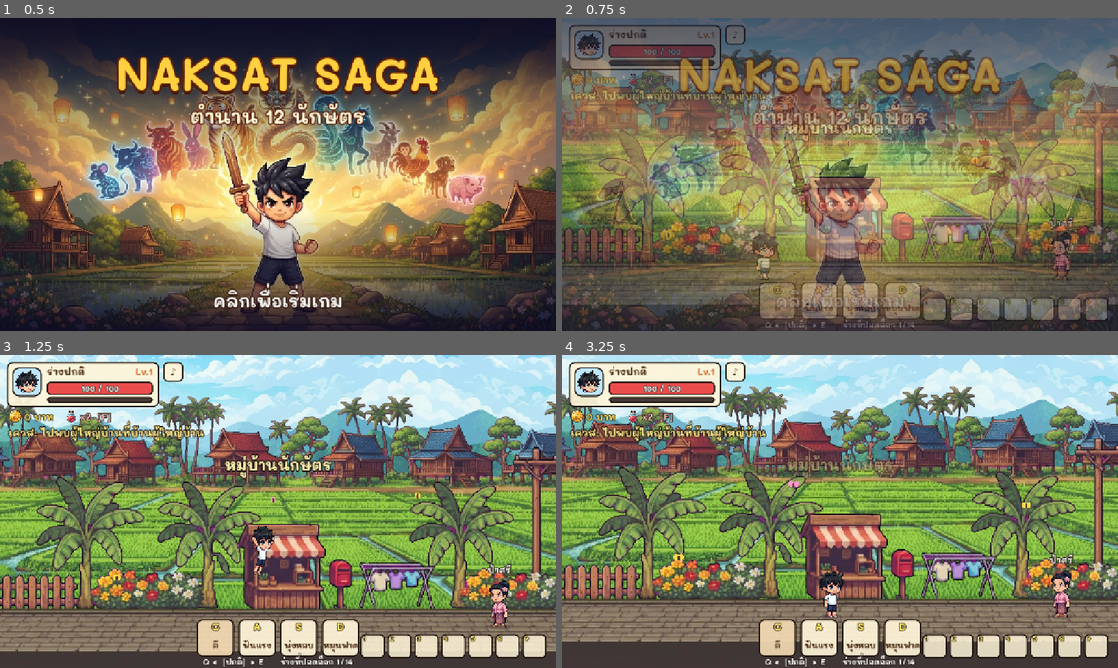
Above: before the commit, frames 1-4 (two rows, left to right).
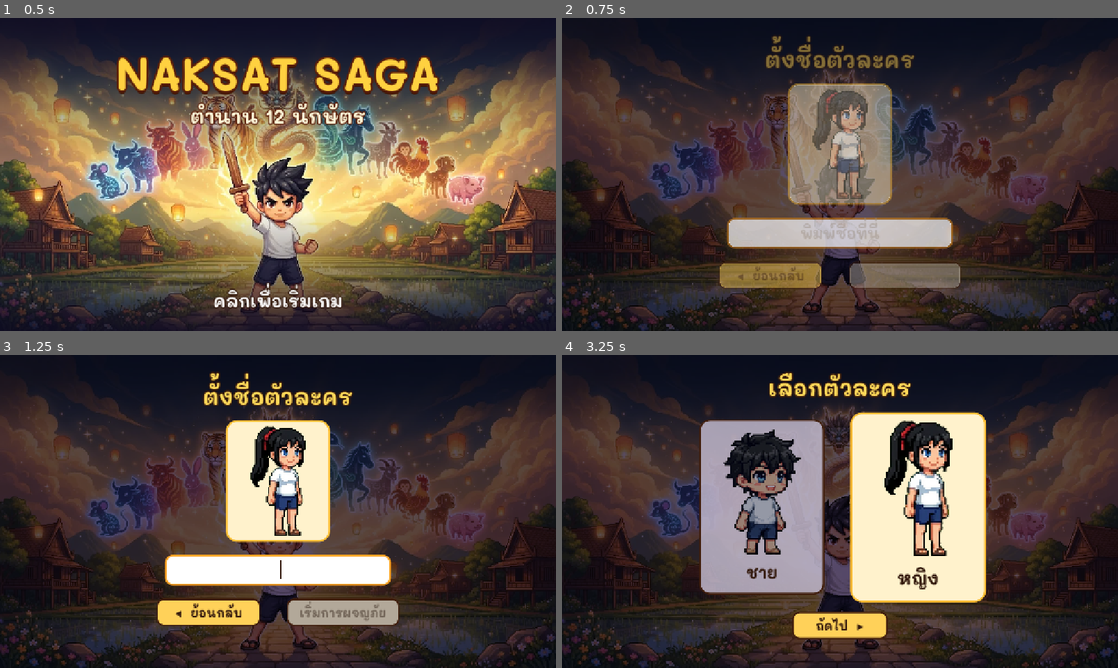
Above: after the commit, the same moments.

Repository: mozila023/naksat-saga
Game: Godot game, scene res://main.tscn
Same seed, same stepped clock (60 frames per second), same inputs: the game is played once before the commit and once after it.
Inputs (mouse positions are in pixels of both pictures, inside the frame that each line leads up to):
- Up to frame 1 (0.5 s): no input
- Up to frame 2 (0.75 s): tap Enter at 0.5, 0.6 s; move the mouse to (962, 158) at 0.52 s; hold Right (move_right) from 0.53 s (still down); click (962, 158) at 0.67 s
- Up to frame 3 (1.25 s): keep holding Right (move_right); tap Space (jump) at 0.77, 1.07 s; tap Keypad Enter at 0.8 s
- Up to frame 4 (3.25 s): release Right (move_right) at 1.25 s; click (734, 370) at 1.25 s, where only the run before the commit has a clickable "♪"; click (734, 370) at 2 s, where only the run before the commit has a clickable "✕"; click (773, 611) at 2.75 s, where only the run after the commit has a clickable "◀ ย้อนกลับ"

Frame 1 is identical in both runs. In frame 2, 92% of the frame differs, in the area x 0-100%, y 0-100%; in frame 3, 94%; in frame 4, 95%.

Commit message:
Character creation (gender, name) and anime-style story intro
After the title screen new players pick boy or girl, enter a name and
watch a five-panel story cutscene before play starts. Adds the heroine
with frames for normal, rat and tiger forms, the player's name above
the hero and in the character window, and the mobile virtual keyboard
for name entry.

Co-Authored-By: Claude Opus 5.5 <noreply@anthropic.com>
Claude-Session: https://claude.ai/code/session_01J9NCfWgs9eBq1qjdwjHxHL

Diff:
--- a/entities/player/player.gd
+++ b/entities/player/player.gd
@@ -13,6 +13,7 @@
 var facing := 1
 var dead := false
 var visual: ChibiVisual
+var name_label: Label
 var camera: Camera2D
 
 var _attack_cd := 0.0
@@ -56,6 +57,20 @@
 
 	visual = ChibiVisual.new()
 	add_child(visual)
+
+	# ชื่อตัวละครเหนือหัว
+	name_label = Label.new()
+	name_label.custom_minimum_size = Vector2(200, 0)
+	name_label.position = Vector2(-100, -142)
+	name_label.horizontal_alignment = HORIZONTAL_ALIGNMENT_CENTER
+	name_label.add_theme_font_size_override("font_size", 18)
+	name_label.add_theme_color_override("font_color", Color(1.0, 1.0, 0.85))
+	name_label.add_theme_color_override("font_outline_color", Color(0.12, 0.06, 0.03))
+	name_label.add_theme_constant_override("outline_size", 6)
+	name_label.z_index = 30
+	add_child(name_label)
+	Game.stats_changed.connect(func() -> void: name_label.text = Game.player_name)
+	name_label.text = Game.player_name
 
 	camera = Camera2D.new()
 	camera.position = Vector2(0, -150)
--- a/main.gd
+++ b/main.gd
@@ -17,6 +17,8 @@
 var _fade: ColorRect
 var _changing := false
 var title: TitleScreen
+var creator: CharacterCreate
+var story: StoryCutscene
 
 
 func _ready() -> void:
@@ -54,6 +56,25 @@
 
 
 func _on_title_started() -> void:
+	if Game.has_profile():
+		_begin_play()
+		return
+	# ยังไม่มีตัวละคร: เลือกเพศ -> ตั้งชื่อ -> ฉากเล่าเรื่อง
+	creator = CharacterCreate.new()
+	creator.finished.connect(_on_character_created)
+	add_child(creator)
+
+
+func _on_character_created(new_gender: String, new_name: String) -> void:
+	Game.set_profile(new_gender, new_name)
+	story = StoryCutscene.new()
+	story.gender = Game.gender
+	story.player_name = Game.player_name
+	story.finished.connect(_begin_play)
+	add_child(story)
+
+
+func _begin_play() -> void:
 	Game.in_title = false
 	hud.visible = true
 	player.visible = true
@@ -62,6 +83,8 @@
 
 ## ข้ามหน้าปก (ใช้ในการทดสอบอัตโนมัติ)
 func start_game() -> void:
+	if not Game.has_profile():
+		Game.set_profile("boy", "ทดสอบ")
 	if title and is_instance_valid(title):
 		title.begin()
 
@@ -105,7 +128,9 @@
 
 
 func restart_game() -> void:
+	# ลบเซฟแล้วเริ่มใหม่ตั้งแต่หน้าปก (สร้างตัวละครใหม่)
 	Game.reset_save()
-	player.revive()
-	_changing = false
-	change_stage("village", "start")
+	Game.player = null
+	Game.boss = null
+	Game.in_dialogue = false
+	get_tree().reload_current_scene()
--- a/stages/chief_house.gd
+++ b/stages/chief_house.gd
@@ -27,7 +27,7 @@
 	match Game.quest_stage:
 		0:
 			Game.start_dialogue([
-				{"who": CHIEF, "text": "มาแล้วหรือหลาน บ้านลุงเป็น หอบูชา 12 นักษัตร ผู้พิทักษ์หมู่บ้านเรามาแต่โบราณ"},
+				{"who": CHIEF, "text": "มาแล้วหรือ %s บ้านลุงเป็น หอบูชา 12 นักษัตร ผู้พิทักษ์หมู่บ้านเรามาแต่โบราณ" % Game.player_name},
 				{"who": CHIEF, "text": "นักษัตรจะยืมพลังแปลงร่าง ให้คนที่ผ่านการประลองเท่านั้น ทุกครั้งที่หลานเก่งขึ้น 10 เลเวล นักษัตรตัวถัดไป จะปรากฏที่หิ้งบูชานี้"},
 				{"who": CHIEF, "text": "เริ่มจากฝึกฝีมือก่อน ไปกำจัด กบนา 5 ตัว ที่ทุ่งนา ทางขวาของหมู่บ้าน"},
 			], func() -> void:
--- a/tests/smoke.gd
+++ b/tests/smoke.gd
@@ -65,9 +65,33 @@
 	await frames(10)
 	Input.action_release("move_right")
 	check(absf(p.global_position.x - title_x) < 1.0, "player is locked on the title screen")
-	main.start_game()
-	await frames(40)
-	check(not Game.in_title and main.hud.visible, "game starts after the title screen")
+	main.title.begin()
+	await frames(20)
+	check(main.creator != null and is_instance_valid(main.creator), "new player goes to character creation")
+	await shot("00b_gender")
+	main.creator._select("girl")
+	main.creator._to_name_page()
+	main.creator._name_edit.text = "น้ำฝน"
+	main.creator._refresh_ok()
+	await frames(20)
+	await shot("00c_name")
+	main.creator._confirm()
+	await frames(30)
+	check(Game.gender == "girl" and Game.player_name == "น้ำฝน", "gender and name are saved")
+	check(main.story != null and Game.in_title, "story plays before the game")
+	await frames(90)
+	await shot("00d_story")
+	for i in 4:
+		main.story._advance()
+		main.story._advance()
+		await frames(70)
+	await shot("00e_story_hero")
+	main.story._advance()
+	main.story._advance()
+	await frames(60)
+	check(not Game.in_title and main.hud.visible, "game starts after the story")
+	check(Game.current_form()["outfit"]["frames"].contains("heroine_"), "girl uses heroine art")
+	check(p.name_label.text == "น้ำฝน", "name shows above the hero")
 	check(main.stage_id == "village", "starts in village")
 	check(p.is_on_floor(), "player lands on ground")
 	await shot("01_village_start")
--- a/ui/hud/hud.gd
+++ b/ui/hud/hud.gd
@@ -446,7 +446,7 @@
 	var form := Game.current_form()
 	var path: String = form["outfit"].get("sprite", "")
 	_char_pic.texture = load(path) if path != "" and ResourceLoader.exists(path) else null
-	_char_name.text = form["name"]
+	_char_name.text = "%s  ·  %s" % [Game.player_name, form["short"]] if Game.player_name != "" else form["name"]
 	var total_atk := Game.atk_mult() * float(form["atk"])
 	_char_stats.text = "เลเวล  %d / %d\nEXP  %d / %d\nเลือด  %d / %d\nพลังโจมตี  %d\nความเร็ว  %d%%\nร่างที่มี  %d / 14" % [
 		Game.level, Game.MAX_LEVEL, Game.exp, Game.exp_needed(), ceili(Game.hp), int(Game.max_hp),
--- /dev/null
+++ b/ui/story/story_cutscene.gd
@@ -0,0 +1,213 @@
+class_name StoryCutscene extends CanvasLayer
+## ฉากเล่าเรื่องก่อนเริ่มเกม แบบอนิเมะ: ภาพเต็มจอค่อย ๆ ซูม/เลื่อน + แถบดำบนล่าง + ข้อความพิมพ์ทีละตัว
+## คลิก / แตะ / Space / Enter = ไปต่อ (ถ้าข้อความยังพิมพ์ไม่จบ จะแสดงทั้งหมดก่อน), ปุ่ม "ข้าม" = ข้ามทั้งหมด
+
+signal finished
+
+const CHARS_PER_SEC := 28.0
+
+var gender := "boy"
+var player_name := "ผู้กล้า"
+
+var _panels: Array = []
+var _index := -1
+var _root: Control
+var _pics: Array = []  # ภาพสองชั้นสลับกันเพื่อทำภาพจางต่อกัน
+var _front := 0
+var _text: Label
+var _hint: Label
+var _typing: Tween
+var _move: Tween
+var _done := false
+var _t := 0.0
+
+
+func _ready() -> void:
+	layer = 62
+	var hero := "story_4_girl" if gender == "girl" else "story_4_boy"
+	_panels = [
+		{"img": "story_1", "text": "นานมาแล้ว... หมู่บ้านเล็ก ๆ กลางทุ่งนาแห่งนี้ มีผู้พิทักษ์คอยปกปักรักษาอยู่เสมอ นั่นคือ วิญญาณแห่ง 12 นักษัตร", "from": Vector2(0.0, 0.0), "to": Vector2(-60.0, 10.0)},
+		{"img": "story_2", "text": "แต่แล้วในคืนหนึ่ง หมอกทมิฬ ได้แผ่ปกคลุมไปทั่วทุ่งนา สัตว์ประหลาดพากันออกอาละวาด และพลังของนักษัตรทั้ง 12 ก็อ่อนแรงลง จนหลับใหลไป", "from": Vector2(-40.0, 0.0), "to": Vector2(20.0, -20.0)},
+		{"img": "story_3", "text": "ผู้ใหญ่บ้าน ผู้เฝ้าหอบูชานักษัตร ได้แต่ภาวนาทุกค่ำคืน ขอให้มีใครสักคน ที่จะปลุกพลังของนักษัตรกลับคืนมา", "from": Vector2(30.0, 0.0), "to": Vector2(-30.0, -10.0)},
+		{"img": hero, "text": "และแล้ว... เสียงเรียกของนักษัตรก็ดังขึ้น ในหัวใจของ %s เด็กธรรมดาแห่งหมู่บ้าน" % player_name, "from": Vector2(0.0, -10.0), "to": Vector2(-40.0, 10.0)},
+		{"img": hero, "text": "การเดินทาง เพื่อพิสูจน์ตัวเองต่อนักษัตรทั้ง 12 ได้เริ่มต้นขึ้นแล้ว!", "from": Vector2(-40.0, 10.0), "to": Vector2(-80.0, 30.0), "zoom": 1.2},
+	]
+
+	_root = Control.new()
+	_root.set_anchors_preset(Control.PRESET_FULL_RECT)
+	_root.mouse_filter = Control.MOUSE_FILTER_STOP
+	_root.gui_input.connect(_on_gui_input)
+	add_child(_root)
+
+	var black := ColorRect.new()
+	black.color = Color.BLACK
+	black.set_anchors_preset(Control.PRESET_FULL_RECT)
+	black.mouse_filter = Control.MOUSE_FILTER_IGNORE
+	_root.add_child(black)
+
+	for i in 2:
+		var pic := TextureRect.new()
+		pic.set_anchors_preset(Control.PRESET_FULL_RECT)
+		pic.expand_mode = TextureRect.EXPAND_IGNORE_SIZE
+		pic.stretch_mode = TextureRect.STRETCH_KEEP_ASPECT_COVERED
+		pic.mouse_filter = Control.MOUSE_FILTER_IGNORE
+		pic.modulate.a = 0.0
+		_root.add_child(pic)
+		_pics.append(pic)
+
+	# แถบดำบนล่างแบบภาพยนตร์ + ไล่เงาใต้ข้อความ
+	for top in [true, false]:
+		var bar := ColorRect.new()
+		bar.color = Color(0, 0, 0, 0.92)
+		bar.anchor_left = 0.0
+		bar.anchor_right = 1.0
+		bar.anchor_top = 0.0 if top else 1.0
+		bar.anchor_bottom = 0.0 if top else 1.0
+		bar.offset_top = 0.0 if top else -150.0
+		bar.offset_bottom = 54.0 if top else 0.0
+		bar.mouse_filter = Control.MOUSE_FILTER_IGNORE
+		_root.add_child(bar)
+
+	_text = Label.new()
+	_text.anchor_left = 0.0
+	_text.anchor_right = 1.0
+	_text.anchor_top = 1.0
+	_text.anchor_bottom = 1.0
+	_text.offset_left = 120.0
+	_text.offset_right = -120.0
+	_text.offset_top = -136.0
+	_text.offset_bottom = -26.0
+	_text.autowrap_mode = TextServer.AUTOWRAP_WORD_SMART
+	_text.horizontal_alignment = HORIZONTAL_ALIGNMENT_CENTER
+	_text.vertical_alignment = VERTICAL_ALIGNMENT_CENTER
+	_text.add_theme_font_size_override("font_size", 30)
+	_text.add_theme_color_override("font_color", Color(1.0, 0.97, 0.88))
+	_text.add_theme_color_override("font_outline_color", Color(0.1, 0.05, 0.02))
+	_text.add_theme_constant_override("outline_size", 8)
+	_text.mouse_filter = Control.MOUSE_FILTER_IGNORE
+	_root.add_child(_text)
+
+	_hint = Label.new()
+	_hint.text = "▼"
+	_hint.anchor_left = 1.0
+	_hint.anchor_right = 1.0
+	_hint.anchor_top = 1.0
+	_hint.anchor_bottom = 1.0
+	_hint.offset_left = -90.0
+	_hint.offset_right = -50.0
+	_hint.offset_top = -60.0
+	_hint.offset_bottom = -20.0
+	_hint.add_theme_font_size_override("font_size", 26)
+	_hint.add_theme_color_override("font_color", Color(1.0, 0.85, 0.35))
+	_hint.mouse_filter = Control.MOUSE_FILTER_IGNORE
+	_root.add_child(_hint)
+
+	var skip := Button.new()
+	skip.text = "ข้าม  ▶▶"
+	skip.focus_mode = Control.FOCUS_NONE
+	skip.anchor_left = 1.0
+	skip.anchor_right = 1.0
+	skip.offset_left = -170.0
+	skip.offset_right = -20.0
+	skip.offset_top = 8.0
+	skip.offset_bottom = 46.0
+	skip.flat = true
+	skip.add_theme_font_size_override("font_size", 22)
+	for st in ["font_color", "font_hover_color", "font_pressed_color"]:
+		skip.add_theme_color_override(st, Color(1, 1, 1, 0.85))
+	skip.pressed.connect(skip_all)
+	_root.add_child(skip)
+
+	_next()
+
+
+func _show_panel(p: Dictionary) -> void:
+	var tex: Texture2D = load("res://assets/art/story/%s.png" % p["img"])
+	var back: TextureRect = _pics[_front]
+	var same: bool = back.texture == tex
+	if not same:
+		_front = 1 - _front
+	var pic: TextureRect = _pics[_front]
+	pic.texture = tex
+	# ภาพจางเข้า (ภาพเดิมจางออก)
+	var tw := create_tween().set_parallel(true)
+	tw.tween_property(pic, "modulate:a", 1.0, 0.8)
+	if not same:
+		tw.tween_property(_pics[1 - _front], "modulate:a", 0.0, 0.8)
+	# ซูมและเลื่อนช้า ๆ (Ken Burns)
+	var zoom: float = p.get("zoom", 1.1)
+	pic.pivot_offset = get_viewport().get_visible_rect().size * 0.5
+	if not same:
+		pic.scale = Vector2.ONE * 1.02
+		pic.position = p["from"]
+	if _move:
+		_move.kill()
+	_move = create_tween().set_parallel(true).set_trans(Tween.TRANS_SINE).set_ease(Tween.EASE_IN_OUT)
+	_move.tween_property(pic, "scale", Vector2.ONE * zoom, 9.0)
+	_move.tween_property(pic, "position", p["to"], 9.0)
+
+
+func _next() -> void:
+	if _done:
+		return
+	_index += 1
+	if _index >= _panels.size():
+		_finish()
+		return
+	var p: Dictionary = _panels[_index]
+	_show_panel(p)
+	_text.text = p["text"]
+	_text.visible_ratio = 0.0
+	if _typing:
+		_typing.kill()
+	_typing = create_tween()
+	_typing.tween_interval(0.5)
+	_typing.tween_property(_text, "visible_ratio", 1.0, maxf(1.0, _text.text.length() / CHARS_PER_SEC))
+
+
+func _advance() -> void:
+	if _done:
+		return
+	if _text.visible_ratio < 1.0:
+		# กดตอนกำลังพิมพ์ = แสดงข้อความทั้งหมดทันที
+		if _typing:
+			_typing.kill()
+		_text.visible_ratio = 1.0
+		return
+	Sound.play("ui")
+	_next()
+
+
+func skip_all() -> void:
+	_finish()
+
+
+func _finish() -> void:
+	if _done:
+		return
+	_done = true
+	finished.emit()
+	var tw := create_tween()
+	tw.tween_property(_root, "modulate:a", 0.0, 0.6)
+	tw.tween_callback(queue_free)
+
+
+func _process(delta: float) -> void:
+	_t += delta
+	_hint.visible = _text.visible_ratio >= 1.0 and not _done
+	_hint.offset_top = -60.0 + sin(_t * 5.0) * 4.0
+
+
+func _on_gui_input(event: InputEvent) -> void:
+	if event is InputEventMouseButton and event.pressed and event.button_index == MOUSE_BUTTON_LEFT:
+		_advance()
+	elif event is InputEventScreenTouch and event.pressed:
+		_advance()
+
+
+func _unhandled_input(event: InputEvent) -> void:
+	if event is InputEventKey and event.pressed and not event.echo:
+		if event.physical_keycode in [KEY_SPACE, KEY_ENTER, KEY_KP_ENTER, KEY_C, KEY_UP]:
+			_advance()
+		elif event.physical_keycode == KEY_ESCAPE:
+			skip_all()
--- /dev/null
+++ b/ui/title/character_create.gd
@@ -0,0 +1,258 @@
+class_name CharacterCreate extends CanvasLayer
+## สร้างตัวละครหลังกดเริ่มเกม: ขั้นที่ 1 เลือกเพศ (ชาย / หญิง) -> ขั้นที่ 2 ตั้งชื่อ
+## เสร็จแล้วส่ง finished(gender, name)
+
+signal finished(gender: String, player_name: String)
+
+const INK := Color(0.2, 0.1, 0.05)
+const MAX_NAME := 12
+
+var _root: Control
+var _gender_page: Control
+var _name_page: Control
+var _cards := {}
+var _gender := "boy"
+var _name_edit: LineEdit
+var _ok_button: Button
+var _preview: TextureRect
+var _t := 0.0
+var _done := false
+
+
+func _ready() -> void:
+	layer = 61
+	_root = Control.new()
+	_root.set_anchors_preset(Control.PRESET_FULL_RECT)
+	add_child(_root)
+
+	# พื้นหลัง: ภาพปกเกมแบบมืดลง
+	var bg := TextureRect.new()
+	bg.set_anchors_preset(Control.PRESET_FULL_RECT)
+	bg.expand_mode = TextureRect.EXPAND_IGNORE_SIZE
+	bg.stretch_mode = TextureRect.STRETCH_KEEP_ASPECT_COVERED
+	if ResourceLoader.exists("res://assets/art/title.png"):
+		bg.texture = load("res://assets/art/title.png")
+	bg.modulate = Color(0.35, 0.3, 0.45)
+	bg.mouse_filter = Control.MOUSE_FILTER_IGNORE
+	_root.add_child(bg)
+
+	_build_gender_page()
+	_build_name_page()
+	_show_page(_gender_page)
+	_select("boy")
+
+
+# ---------- ตัวช่วย ----------
+
+func _box(color: Color, radius := 18, border := Color(0.25, 0.12, 0.05)) -> StyleBoxFlat:
+	var sb := StyleBoxFlat.new()
+	sb.bg_color = color
+	sb.set_corner_radius_all(radius)
+	sb.set_border_width_all(4)
+	sb.border_color = border
+	return sb
+
+
+func _label(text: String, font_size: int, color: Color, outline := 0) -> Label:
+	var l := Label.new()
+	l.text = text
+	l.horizontal_alignment = HORIZONTAL_ALIGNMENT_CENTER
+	l.add_theme_font_size_override("font_size", font_size)
+	l.add_theme_color_override("font_color", color)
+	if outline > 0:
+		l.add_theme_color_override("font_outline_color", INK)
+		l.add_theme_constant_override("outline_size", outline)
+	l.mouse_filter = Control.MOUSE_FILTER_IGNORE
+	return l
+
+
+func _button(text: String, on_press: Callable) -> Button:
+	var b := Button.new()
+	b.text = text
+	b.focus_mode = Control.FOCUS_NONE
+	b.add_theme_font_size_override("font_size", 28)
+	b.add_theme_stylebox_override("normal", _box(Color(1.0, 0.82, 0.35), 16))
+	b.add_theme_stylebox_override("hover", _box(Color(1.0, 0.9, 0.5), 16))
+	b.add_theme_stylebox_override("pressed", _box(Color(0.95, 0.72, 0.25), 16))
+	b.add_theme_stylebox_override("disabled", _box(Color(0.7, 0.66, 0.6), 16))
+	for st in ["font_color", "font_hover_color", "font_pressed_color"]:
+		b.add_theme_color_override(st, INK)
+	b.add_theme_color_override("font_disabled_color", Color(0.45, 0.4, 0.35))
+	b.pressed.connect(on_press)
+	return b
+
+
+func _center_page() -> Control:
+	var page := Control.new()
+	page.set_anchors_preset(Control.PRESET_CENTER)
+	page.mouse_filter = Control.MOUSE_FILTER_IGNORE
+	_root.add_child(page)
+	return page
+
+
+func _show_page(page: Control) -> void:
+	for p in [_gender_page, _name_page]:
+		p.visible = p == page
+	page.modulate.a = 0.0
+	create_tween().tween_property(page, "modulate:a", 1.0, 0.3)
+
+
+# ---------- ขั้นที่ 1: เลือกเพศ ----------
+
+func _build_gender_page() -> void:
+	_gender_page = _center_page()
+	var title := _label("เลือกตัวละคร", 52, Color(1.0, 0.85, 0.35), 14)
+	title.position = Vector2(-400, -320)
+	title.size = Vector2(800, 70)
+	_gender_page.add_child(title)
+	_add_card("boy", "ชาย", "res://assets/art/hero_normal.png", Vector2(-330, -220))
+	_add_card("girl", "หญิง", "res://assets/art/heroine_normal.png", Vector2(30, -220))
+	var next := _button("ถัดไป  ▶", _to_name_page)
+	next.position = Vector2(-110, 230)
+	next.size = Vector2(220, 64)
+	_gender_page.add_child(next)
+
+
+func _add_card(gender: String, text: String, sprite: String, pos: Vector2) -> void:
+	var card := Panel.new()
+	card.position = pos
+	card.size = Vector2(300, 420)
+	card.mouse_filter = Control.MOUSE_FILTER_STOP
+	card.gui_input.connect(func(ev: InputEvent) -> void:
+		if ev is InputEventMouseButton and ev.pressed and ev.button_index == MOUSE_BUTTON_LEFT:
+			_select(gender)
+			if ev.double_click:
+				_to_name_page())
+	_gender_page.add_child(card)
+	var pic := TextureRect.new()
+	pic.texture = load(sprite)
+	pic.position = Vector2(30, 24)
+	pic.size = Vector2(240, 300)
+	pic.expand_mode = TextureRect.EXPAND_IGNORE_SIZE
+	pic.stretch_mode = TextureRect.STRETCH_KEEP_ASPECT_CENTERED
+	pic.texture_filter = CanvasItem.TEXTURE_FILTER_NEAREST
+	pic.mouse_filter = Control.MOUSE_FILTER_IGNORE
+	card.add_child(pic)
+	var l := _label(text, 40, INK)
+	l.position = Vector2(0, 340)
+	l.size = Vector2(300, 60)
+	card.add_child(l)
+	_cards[gender] = {"panel": card, "pic": pic}
+
+
+func _select(gender: String) -> void:
+	_gender = gender
+	Sound.play("ui")
+	for g in _cards:
+		var on: bool = g == gender
+		var panel: Panel = _cards[g]["panel"]
+		panel.add_theme_stylebox_override("panel", _box(Color(1.0, 0.95, 0.8) if on else Color(0.75, 0.72, 0.8, 0.85), 24, Color(1.0, 0.75, 0.2) if on else Color(0.25, 0.12, 0.05)))
+		panel.scale = Vector2.ONE * (1.04 if on else 0.96)
+		panel.pivot_offset = panel.size * 0.5
+		_cards[g]["pic"].modulate = Color.WHITE if on else Color(0.6, 0.6, 0.65)
+
+
+# ---------- ขั้นที่ 2: ตั้งชื่อ ----------
+
+func _build_name_page() -> void:
+	_name_page = _center_page()
+	var title := _label("ตั้งชื่อตัวละคร", 52, Color(1.0, 0.85, 0.35), 14)
+	title.position = Vector2(-400, -300)
+	title.size = Vector2(800, 70)
+	_name_page.add_child(title)
+
+	var frame := Panel.new()
+	frame.add_theme_stylebox_override("panel", _box(Color(1.0, 0.95, 0.8), 24, Color(1.0, 0.75, 0.2)))
+	frame.position = Vector2(-120, -210)
+	frame.size = Vector2(240, 280)
+	frame.mouse_filter = Control.MOUSE_FILTER_IGNORE
+	_name_page.add_child(frame)
+	_preview = TextureRect.new()
+	_preview.position = Vector2(20, 14)
+	_preview.size = Vector2(200, 252)
+	_preview.expand_mode = TextureRect.EXPAND_IGNORE_SIZE
+	_preview.stretch_mode = TextureRect.STRETCH_KEEP_ASPECT_CENTERED
+	_preview.texture_filter = CanvasItem.TEXTURE_FILTER_NEAREST
+	_preview.mouse_filter = Control.MOUSE_FILTER_IGNORE
+	frame.add_child(_preview)
+
+	_name_edit = LineEdit.new()
+	_name_edit.position = Vector2(-260, 100)
+	_name_edit.size = Vector2(520, 70)
+	_name_edit.max_length = MAX_NAME
+	_name_edit.placeholder_text = "พิมพ์ชื่อที่นี่"
+	_name_edit.alignment = HORIZONTAL_ALIGNMENT_CENTER
+	_name_edit.add_theme_font_size_override("font_size", 34)
+	_name_edit.add_theme_stylebox_override("normal", _box(Color(1, 1, 1), 16))
+	_name_edit.add_theme_stylebox_override("focus", _box(Color(1, 1, 1), 16, Color(1.0, 0.65, 0.15)))
+	_name_edit.add_theme_color_override("font_color", INK)
+	_name_edit.add_theme_color_override("font_placeholder_color", Color(0.6, 0.55, 0.5))
+	_name_edit.add_theme_color_override("caret_color", INK)
+	_name_edit.text_changed.connect(func(_t2: String) -> void: _refresh_ok())
+	_name_edit.text_submitted.connect(func(_t2: String) -> void: _confirm())
+	_name_page.add_child(_name_edit)
+
+	var back := _button("◀  ย้อนกลับ", func() -> void: _show_page(_gender_page))
+	back.position = Vector2(-280, 200)
+	back.size = Vector2(240, 64)
+	_name_page.add_child(back)
+	_ok_button = _button("เริ่มการผจญภัย", _confirm)
+	_ok_button.position = Vector2(20, 200)
+	_ok_button.size = Vector2(260, 64)
+	_name_page.add_child(_ok_button)
+	_refresh_ok()
+
+
+func _to_name_page() -> void:
+	_preview.texture = load("res://assets/art/%s.png" % ("heroine_normal" if _gender == "girl" else "hero_normal"))
+	_show_page(_name_page)
+	_name_edit.grab_focus()
+	Sound.play("ui")
+
+
+func _clean_name() -> String:
+	return _name_edit.text.strip_edges()
+
+
+func _refresh_ok() -> void:
+	_ok_button.disabled = _clean_name() == ""
+
+
+func _confirm() -> void:
+	if _done or _clean_name() == "":
+		return
+	_done = true
+	Sound.play("quest")
+	finished.emit(_gender, _clean_name())
+	var tw := create_tween()
+	tw.tween_property(_root, "modulate:a", 0.0, 0.4)
+	tw.tween_callback(queue_free)
+
+
+## ใช้ในการทดสอบอัตโนมัติ
+func choose(gender: String, player_name: String) -> void:
+	_select(gender)
+	_to_name_page()
+	_name_edit.text = player_name
+	_refresh_ok()
+	_confirm()
+
+
+func _process(delta: float) -> void:
+	_t += delta
+	# ตัวละครที่เลือกเด้งเบา ๆ
+	for g in _cards:
+		_cards[g]["pic"].position.y = 24.0 + (sin(_t * 4.0) * 6.0 if g == _gender else 0.0)
+
+
+func _unhandled_input(event: InputEvent) -> void:
+	if _done or not _gender_page.visible:
+		return
+	if event is InputEventKey and event.pressed and not event.echo:
+		match event.physical_keycode:
+			KEY_LEFT, KEY_A:
+				_select("boy")
+			KEY_RIGHT, KEY_D:
+				_select("girl")
+			KEY_ENTER, KEY_KP_ENTER, KEY_SPACE, KEY_C:
+				_to_name_page()
--- a/utilities/game.gd
+++ b/utilities/game.gd
@@ -49,6 +49,9 @@
 var hp := 100.0
 var unlocked: Array = ["normal"]
 var form_id := "normal"
+var gender := "boy"      # "boy" หรือ "girl"
+var player_name := ""    # ชื่อตัวละคร ("" = ยังไม่ได้สร้างตัวละคร)
+var _girl_forms := {}
 
 # ขั้นของเควสหลัก
 # 0 ยังไม่รับ / 1 ตีกบ / 2 กลับไปรายงาน / 3 ไปปราบพญาเสือ / 4 กลับไปรายงาน / 5 จบ
@@ -109,8 +112,37 @@
 
 # ---------- ร่าง ----------
 
+## ข้อมูลร่างปัจจุบัน — ถ้าเป็นตัวเอกหญิง จะเปลี่ยนภาพเป็นชุด heroine_ ให้อัตโนมัติ
 func current_form() -> Dictionary:
-	return Forms.get_form(form_id)
+	return form_for(form_id)
+
+
+func form_for(id: String) -> Dictionary:
+	var f := Forms.get_form(id)
+	if gender != "girl":
+		return f
+	if not _girl_forms.has(id):
+		var g: Dictionary = f.duplicate(true)
+		for key in ["sprite", "frames"]:
+			var path: String = g["outfit"].get(key, "")
+			if path != "":
+				g["outfit"][key] = path.replace("/hero_", "/heroine_")
+		_girl_forms[id] = g
+	return _girl_forms[id]
+
+
+# ---------- ตัวละครของผู้เล่น (เพศ + ชื่อ) ----------
+
+func has_profile() -> bool:
+	return player_name != ""
+
+
+func set_profile(new_gender: String, new_name: String) -> void:
+	gender = "girl" if new_gender == "girl" else "boy"
+	player_name = new_name.strip_edges().left(12)
+	save_game()
+	form_changed.emit()
+	stats_changed.emit()
 
 
 func set_form(id: String) -> void:
@@ -470,6 +502,8 @@
 func save_game() -> void:
 	var cfg := ConfigFile.new()
 	cfg.set_value("game", "unlocked", unlocked)
+	cfg.set_value("game", "gender", gender)
+	cfg.set_value("game", "player_name", player_name)
 	cfg.set_value("game", "quest_stage", quest_stage)
 	cfg.set_value("game", "frog_kills", frog_kills)
 	cfg.set_value("game", "level", level)
@@ -487,6 +521,8 @@
 	var cfg := ConfigFile.new()
 	if cfg.load(SAVE_PATH) != OK:
 		return
+	gender = "girl" if cfg.get_value("game", "gender", "boy") == "girl" else "boy"
+	player_name = str(cfg.get_value("game", "player_name", ""))
 	var saved: Array = cfg.get_value("game", "unlocked", ["normal"])
 	unlocked = ["normal"]
 	for id in saved:
@@ -518,6 +554,8 @@
 
 
 func reset_save() -> void:
+	gender = "boy"
+	player_name = ""
 	unlocked = ["normal"]
 	form_id = "normal"
 	quest_stage = 0
Binary file added: assets/art/frames/heroine_normal_attack_0.png
Not shown, added: assets/art/frames/heroine_normal_attack_0.png.import
Binary file added: assets/art/frames/heroine_normal_attack_1.png
Not shown, added: assets/art/frames/heroine_normal_attack_1.png.import
Binary file added: assets/art/frames/heroine_normal_attack_2.png
Not shown, added: assets/art/frames/heroine_normal_attack_2.png.import
Binary file added: assets/art/frames/heroine_normal_fall_0.png
Not shown, added: assets/art/frames/heroine_normal_fall_0.png.import
Binary file added: assets/art/frames/heroine_normal_idle_0.png
Not shown, added: assets/art/frames/heroine_normal_idle_0.png.import
Binary file added: assets/art/frames/heroine_normal_jump_0.png
Not shown, added: assets/art/frames/heroine_normal_jump_0.png.import
(and 74 more such lines)
